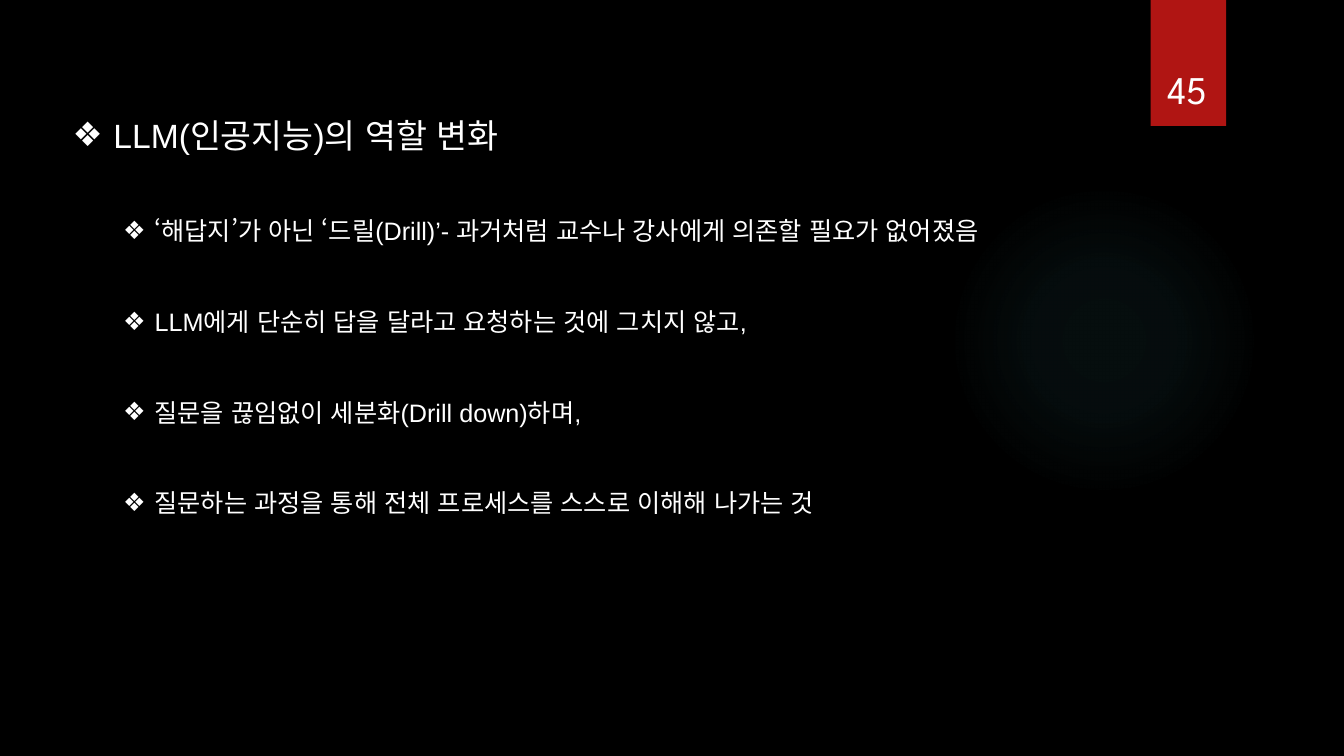
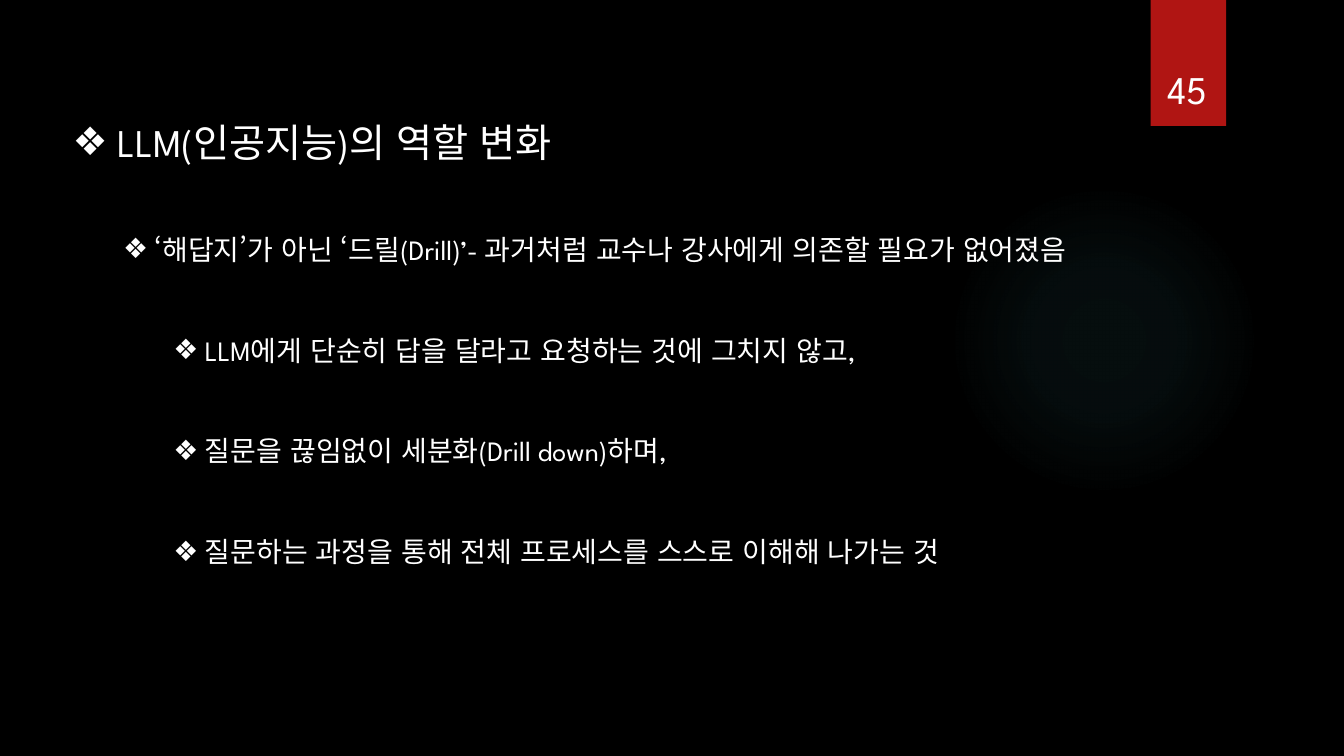
Before and after one commit to ancestor9/Introduction-to-BigData-Analysis, a slide deck: slide 45 of AI 역량강화.pptx. Drawn at 1344x756 pixels with LibreOffice and Linux fonts; fonts in the diff are those of the drawing; background and template pictures are left out. Boxes give left, top, right and bottom in pixels: in the first picture for what was removed or moved away, otherwise in the second. Text is boxed around its words. In the diff, an @@ line names an element or a change of style, - is before the commit and + after.

```diff
--- a/AI 역량강화.pptx
+++ b/AI 역량강화.pptx
@@ text "LLM(인공지능)의 역할 변화" at bbox=[117, 124, 1066, 565]: size 24 to 28 pt in "LLM(인공지능)의 역할 변화"; font Arial to League Spartan; size 18 to 20 pt in "‘해답지’가 아닌 ‘드릴(Drill)’- 과거처럼 교수나 강사에게 의존할 ...", "LLM에게 단순히 답을 달라고 요청하는 것에 그치지 ...", "질문을 끊임없이 세분화(Drill down)하며,", "질문하는 과정을 통해 전체 프로세스를 스스로 이해해 ..."; list level 2 to 3 in "LLM에게 단순히 답을 달라고 요청하는 ..."; list level 2 to 3 in "질문을 끊임없이 세분화(Drill down)하며,"; list level 2 to 3 in "질문하는 과정을 통해 전체 프로세스를 ..." @@
```
Also in this commit, not shown: 37 other slides changed, 6 slides added, 1 slide removed, 1 other file.
